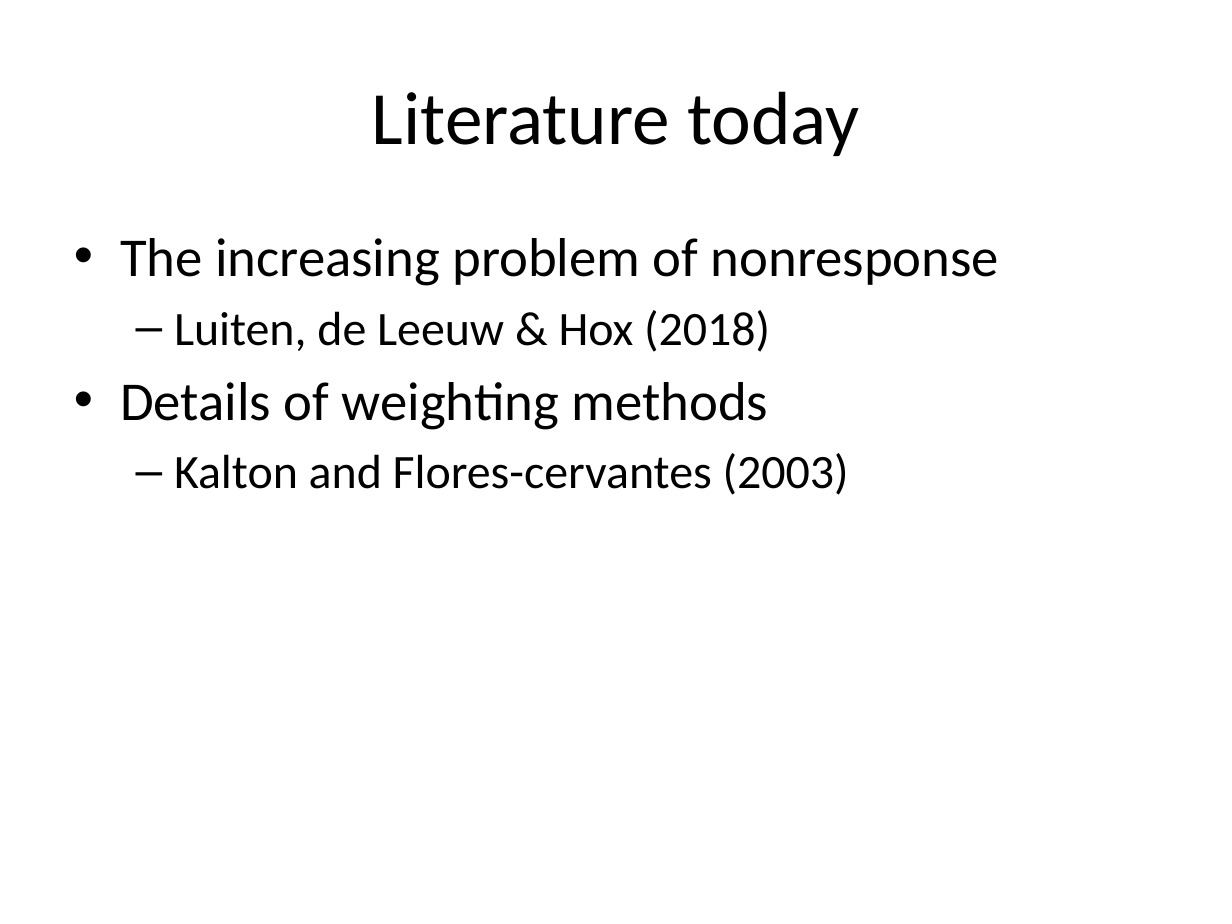
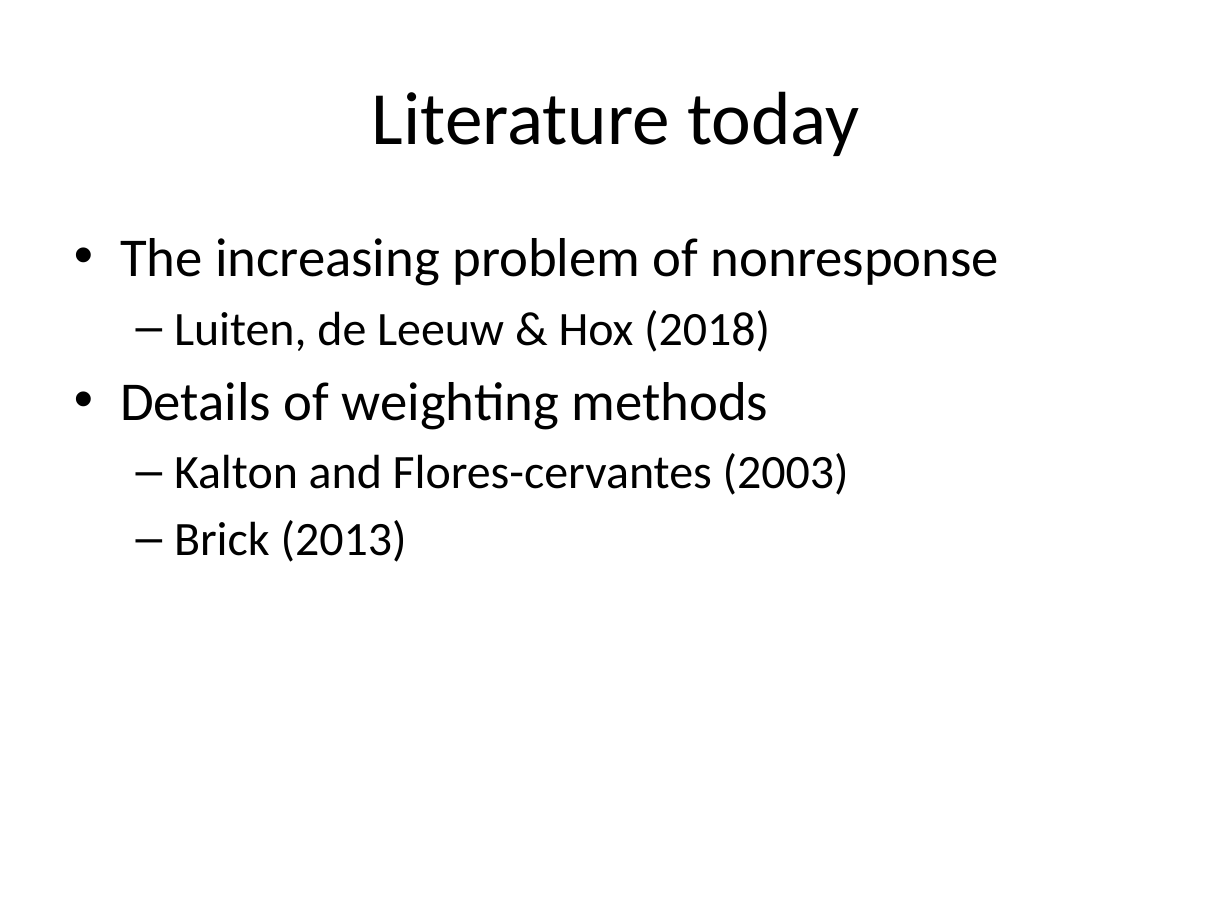
Before and after one commit to peterlugtig/peterlugtig.github.io, a slide deck: slide 3 of static/files/SDA/week9/lecture_week_9.pptx. Drawn at 1232x924 pixels with LibreOffice and Linux fonts; fonts in the diff are those of the drawing. Boxes give left, top, right and bottom in pixels: in the first picture for what was removed or moved away, otherwise in the second. Text is boxed around its words. In the diff, an @@ line names an element or a change of style, - is before the commit and + after.

```diff
--- a/static/files/SDA/week9/lecture_week_9.pptx
+++ b/static/files/SDA/week9/lecture_week_9.pptx
@@ text at [174, 520, 407, 562]: paragraph added @@
+  – Brick (2013)
```
Also in this commit, not shown: 8 other slides changed, 4 slides added, 18 slides removed, 23 other files.
